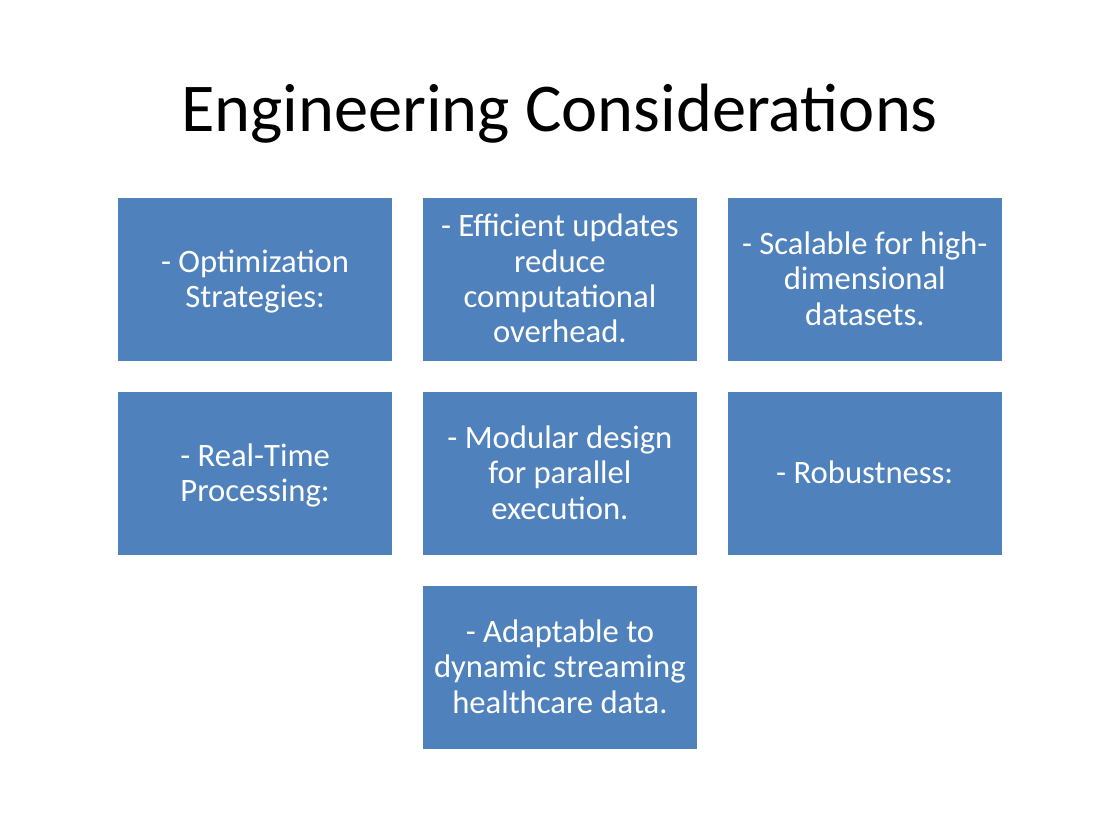
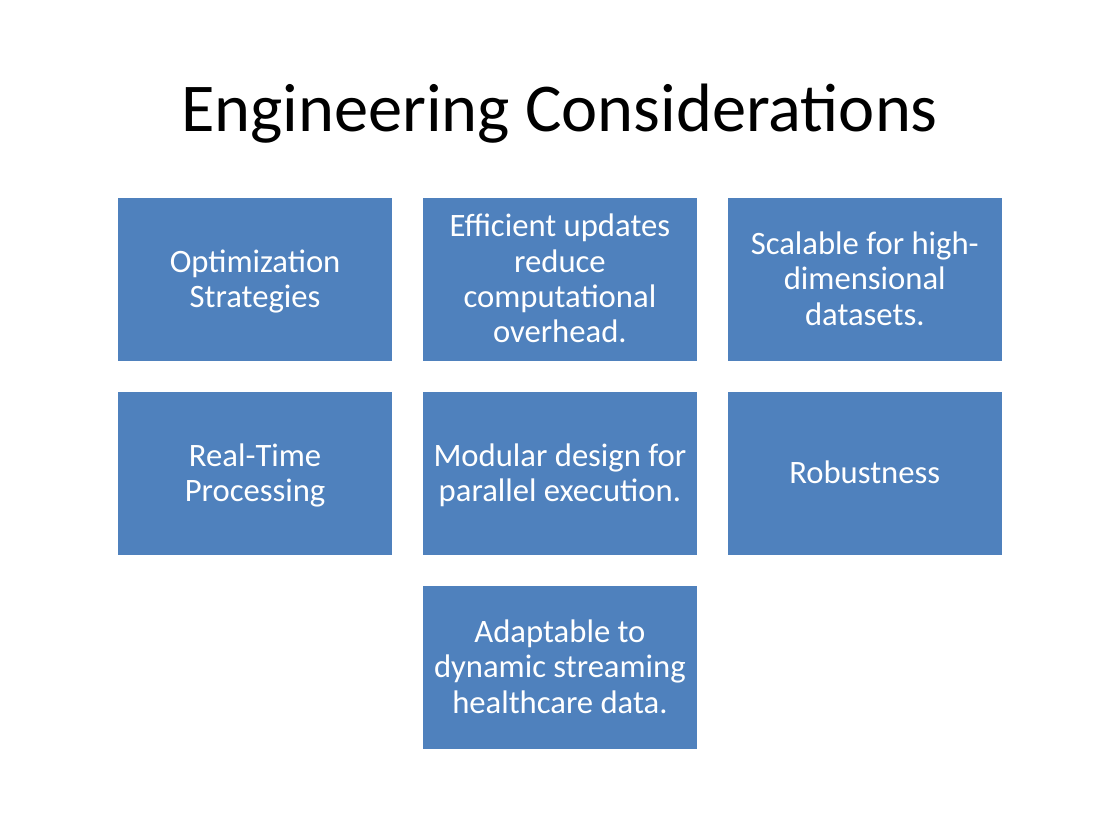
Before and after one commit to m-m4h4d/A03, a slide deck: slide 9 of ML_Assignment03_Mahad_Mansoor_Waqar.pptx. Drawn at 1120x840 pixels with LibreOffice and Linux fonts; fonts in the diff are those of the drawing. Boxes give left, top, right and bottom in pixels: in the first picture for what was removed or moved away, otherwise in the second. Text is boxed around its words. In the diff, an @@ line names an element or a change of style, - is before the commit and + after.

```diff
--- a/ML_Assignment03_Mahad_Mansoor_Waqar.pptx
+++ b/ML_Assignment03_Mahad_Mansoor_Waqar.pptx
@@ text at (450,213,670,342): text changed @@
-- Efficient updates reduce computational overhead.
+Efficient updates reduce computational overhead.
@@ text at (751,231,979,325): text changed @@
-- Scalable for high-dimensional datasets.
+Scalable for high-dimensional datasets.
@@ text at (170,249,341,313): text changed @@
-- Optimization Strategies:
+Optimization Strategies
@@ text at (185,443,326,507): text changed @@
-- Real-Time Processing:
+Real-Time Processing
@@ text at (434,443,686,507): text changed @@
-- Modular design for parallel execution.
+Modular design for parallel execution.
@@ text at (789,460,940,483): text changed @@
-- Robustness:
+Robustness
@@ text at (434,619,685,713): text changed @@
-- Adaptable to dynamic streaming healthcare data.
+Adaptable to dynamic streaming healthcare data.
```
Also in this commit, not shown: 9 other slides changed.
